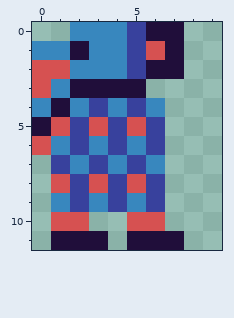
A pixel-art sprite gets an edit: AridArnold/Content/Enemies/Ranger/Charge1.png. The picture above is the old version.
The file is 10x12 pixels.
The same view after the edit:
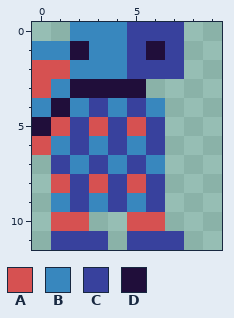
Palette (. is transparent): A #d65151  B #3887be  C #38419d  D #200e3a
Diff:
The author changed colour D to colour C in row 0 at x 6 to 7; in row 1 at x 7; in row 2 at x 6 to 7; in row 11 at x 1 to 3 and 5 to 7.
The author changed colour A to colour D in row 1 at x 6.
